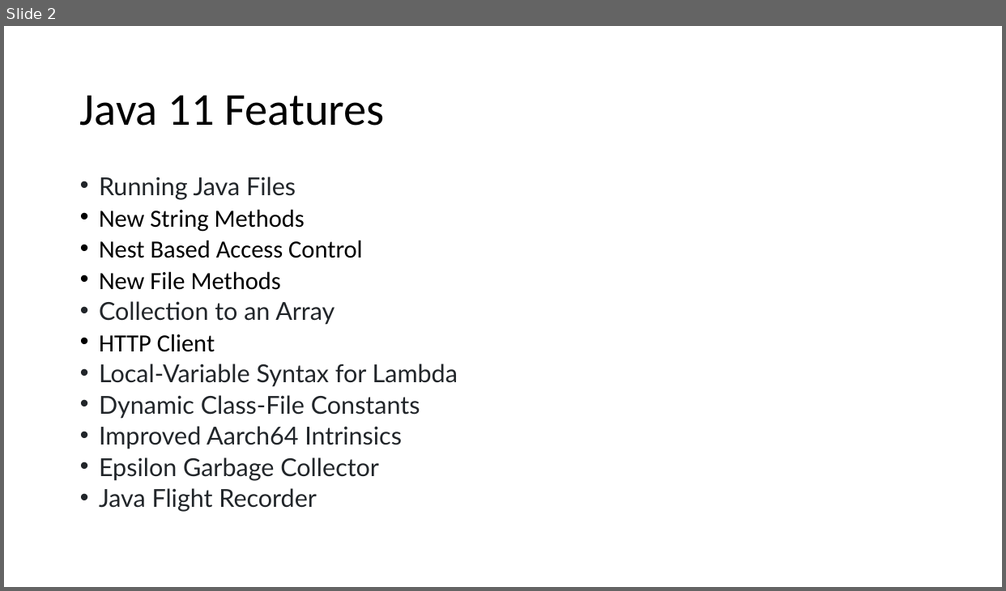
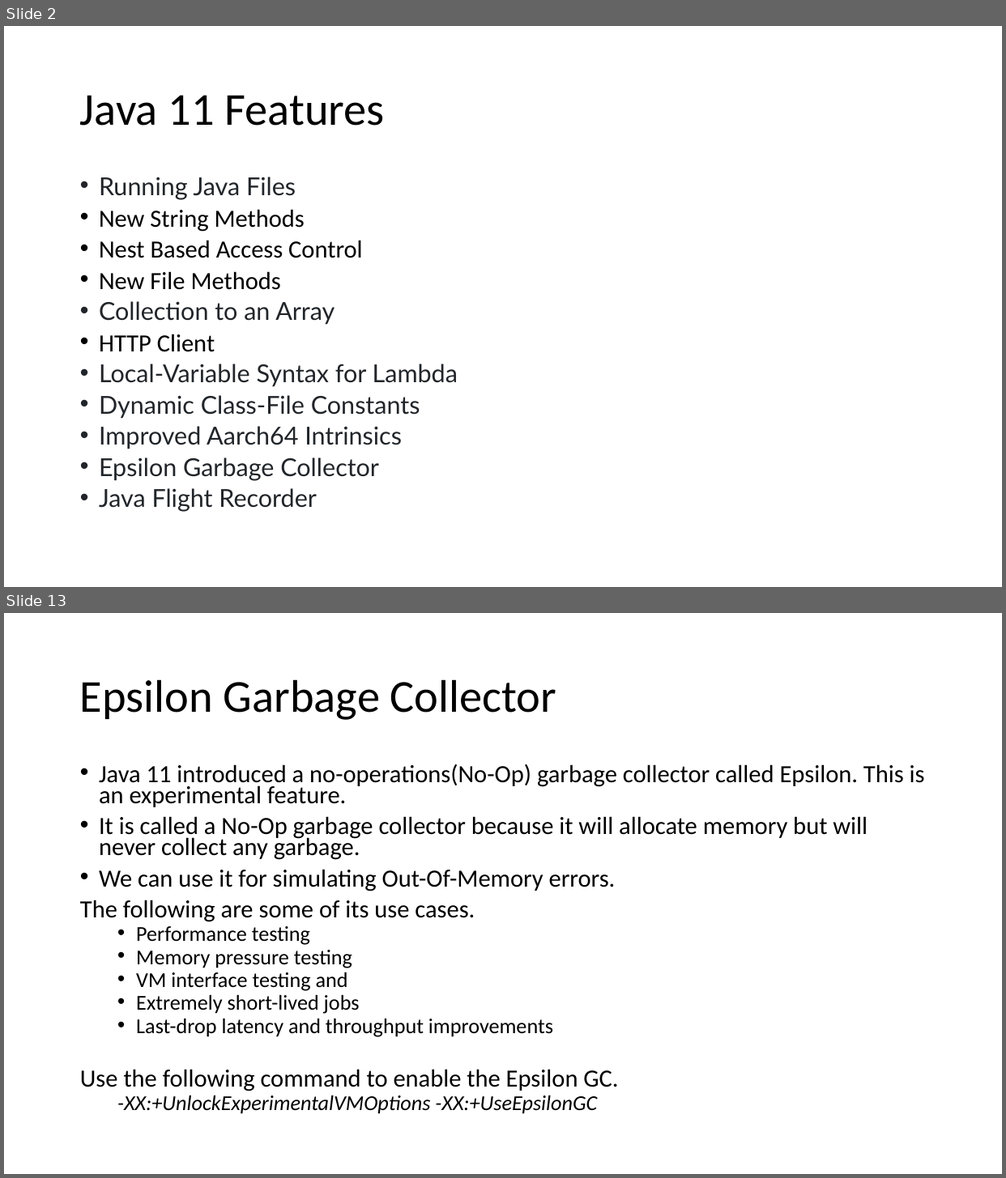
Before and after one commit to techelly/gladvancejavatraining, a slide deck: content/Java 11 Features.pptx. Shown one above the other, each under a label of ours: slide 2 before the commit, slides 2 and 13 after it; the slides between them are not shown. The pictures are 1006x591 and 1006x1178 pixels, drawn with LibreOffice and Linux fonts; fonts in the diff are those of the drawing. Boxes give left, top, right and bottom in pixels: in the first picture for what was removed or moved away, otherwise in the second. Text is boxed around its words. In the diff, an @@ line names an element or a change of style, - is before the commit and + after.

```diff
--- a/content/Java 11 Features.pptx
+++ b/content/Java 11 Features.pptx
@@ slide 13 added at <box>4,613,1002,1174</box>, background #FFFFFF @@
@@ title added at <box>80,679,556,720</box>, 44 pt, text #000000 @@
+Epsilon Garbage Collector
@@ text added at <box>80,764,925,1114</box>, 23.8 pt, text #000000 @@
+• Java 11 introduced a no-operations(No-Op) garbage collector called Epsilon. This is an experimental feature.
+• It is called a No-Op garbage collector because it will allocate memory but will never collect any garbage.
+• We can use it for simulating Out-Of-Memory errors.
+The following are some of its use cases.
+  • Performance testing
+  • Memory pressure testing
+  • VM interface testing and
+  • Extremely short-lived jobs
+  • Last-drop latency and throughput improvements
+Use the following command to enable the Epsilon GC.
+  -XX:+UnlockExperimentalVMOptions -XX:+UseEpsilonGC
```
Also in this commit, not shown: 1 slide changed, 12 other slides added, 36 other files.
